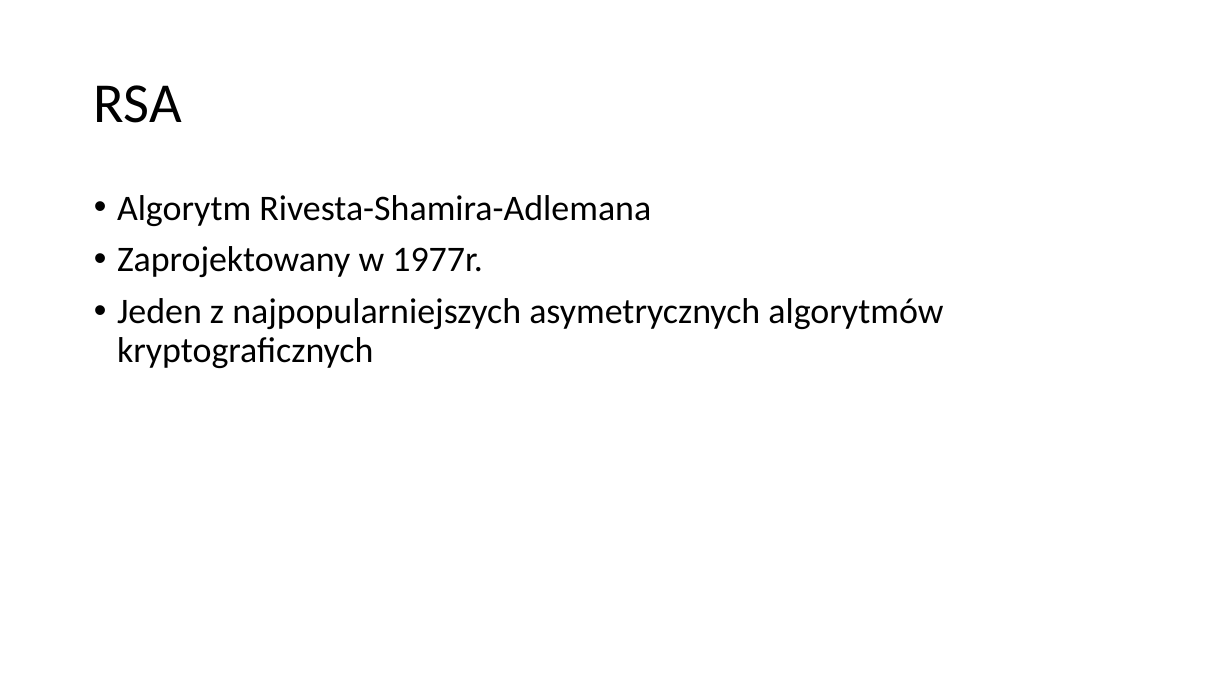
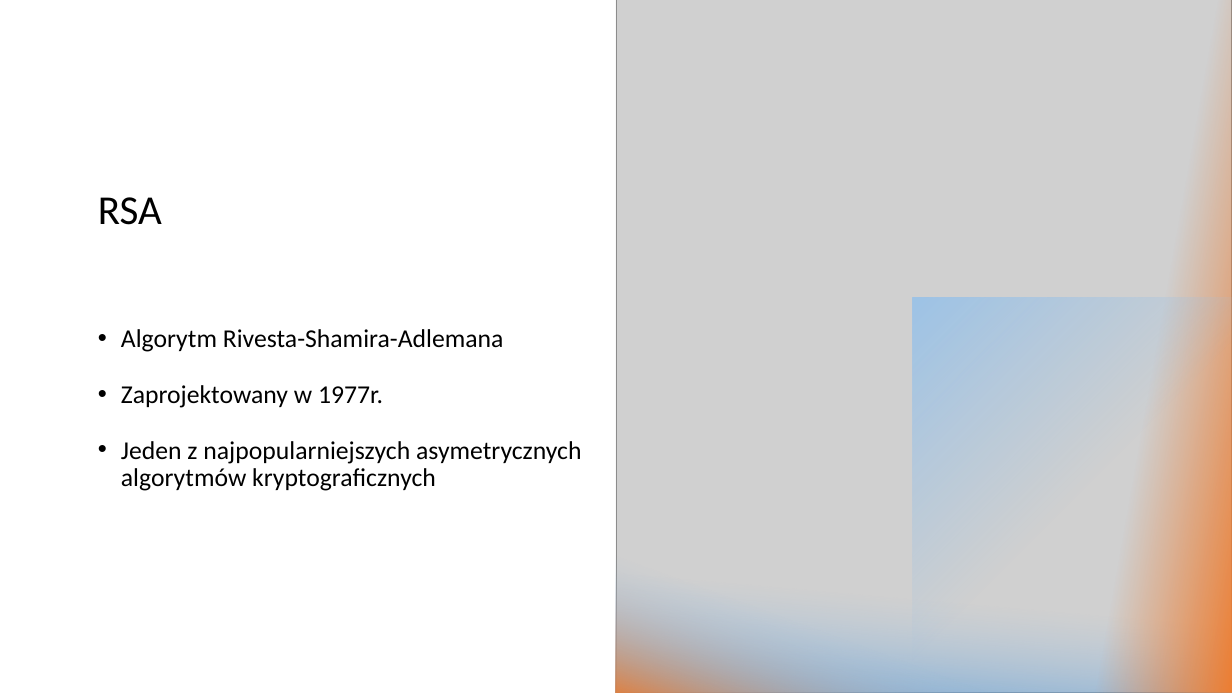
Before and after one commit to blackbat13/cs-lut, a slide deck: slide 4 of Algorytmy/Szyfrowanie asymetryczne.pptx. Drawn at 1232x693 pixels with LibreOffice and Linux fonts; fonts in the diff are those of the drawing; grey boxes stand for pictures. Boxes give left, top, right and bottom in pixels: in the first picture for what was removed or moved away, otherwise in the second. Text is boxed around its words. In the diff, an @@ line names an element or a change of style, - is before the commit and + after.

```diff
--- a/Algorytmy/Szyfrowanie asymetryczne.pptx
+++ b/Algorytmy/Szyfrowanie asymetryczne.pptx
@@ picture added at box(616, 0, 1232, 693) @@
@@ rectangle added at box(1012, 0, 1232, 693), fill gradient #ED7D31 @@
@@ title "RSA": place and size @@
-title "RSA" at box(94, 85, 182, 123)
+title "RSA" at box(98, 197, 162, 225)
@@ title "RSA" at box(98, 197, 162, 225): size 44 to 32 pt; vertical alignment middle to bottom @@
@@ text "Algorytm Rivesta-Shamira-Adlemana": place and size @@
-text "Algorytm Rivesta-Shamira-Adlemana" at box(117, 195, 943, 368)
+text "Algorytm Rivesta-Shamira-Adlemana" at box(121, 329, 581, 491)
@@ text "Algorytm Rivesta-Shamira-Adlemana" at box(121, 329, 581, 491): size 28 to 20 pt; more space between paragraphs; vertical alignment top to middle @@
@@ rectangle added at box(912, 297, 1232, 692), fill gradient #9DC3E6 @@
@@ rectangle added at box(616, 536, 1232, 693), fill gradient #5B9BD5 to #9DC3E6 @@
@@ rectangle added at box(616, 556, 1232, 693), fill gradient #ED7D31 to #9DC3E6 @@
```
Also in this commit, not shown: 9 other slides changed, 1 other file.
